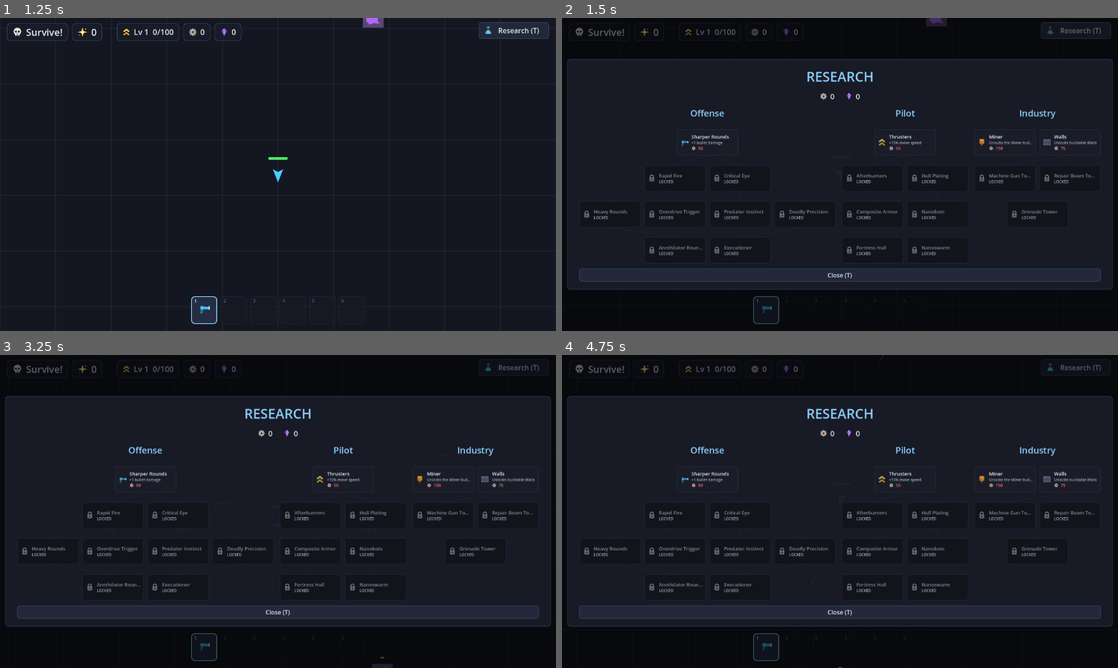
Above: before the commit, frames 1-4 (two rows, left to right).
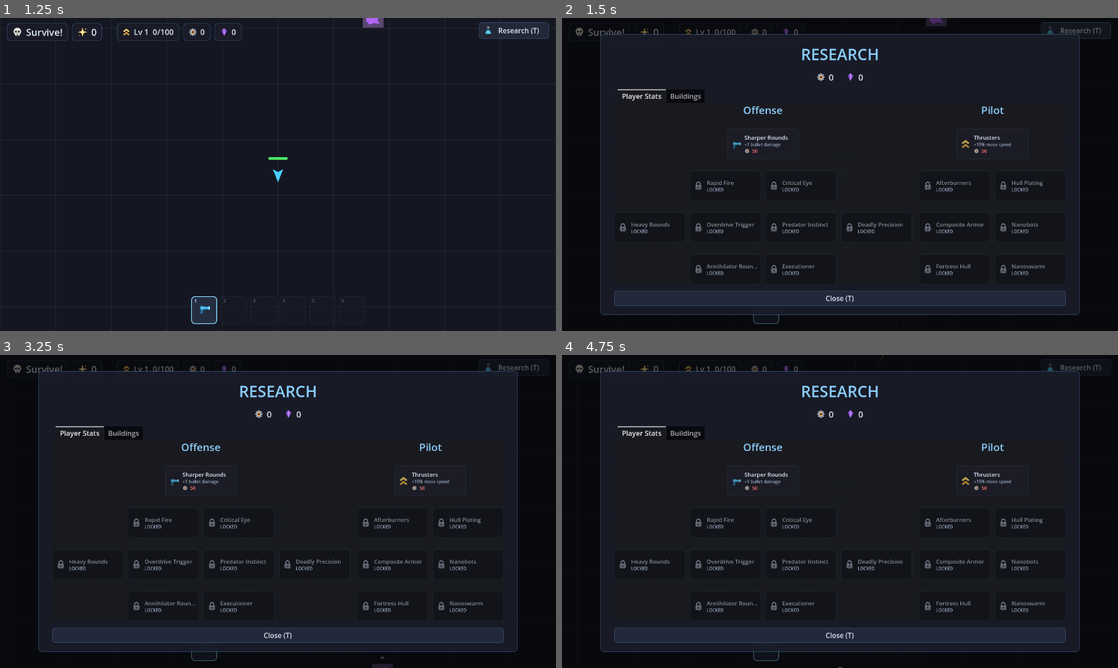
Above: after the commit, the same moments.

Repository: holgerson97/bug-defense
Game: Godot game, scene res://scenes/main_menu.tscn
Same seed, same stepped clock (60 frames per second), same inputs: the game is played once before the commit and once after it.
Inputs (mouse positions are in pixels of both pictures, inside the frame that each line leads up to):
- Up to frame 1 (1.25 s): click "Play" at 0.5 s
- Up to frame 2 (1.5 s): click "Research (T)" at 1.25 s
- Up to frame 3 (3.25 s): tap Enter at 2 s; move the mouse to (400, 495) at 2.02 s; hold D (move_right) 2.03-2.78 s; hold T (research) 2.03-2.78 s; click (400, 495) at 2.3 s; move the mouse to (166, 527) at 2.77 s; hold S (move_down) from 2.78 s (still down); click (166, 527) at 2.85 s; tap T (research) at 3.05 s
- Up to frame 4 (4.75 s): tap R (restart) at 3.5 s; move the mouse to (895, 442) at 3.52 s; release S (move_down) at 3.53 s; hold D (move_right) 3.53-4.28 s; hold T (research) 3.53-4.28 s; click (895, 442) at 3.8 s; move the mouse to (812, 574) at 4.27 s; hold W (move_up) from 4.28 s (still down); click (812, 574) at 4.35 s; tap T (research) at 4.55 s

Frame 1 is identical in both runs. In frame 2, 28% of the frame differs, in the area x 0-100%, y 5-95%; in frame 3, 28%; in frame 4, 28%.

Commit message:
Research tabs (Player Stats / Buildings), Engineering building-stat upgrades, drag-to-paint walls
Co-Authored-By: Claude Fable 5 <noreply@anthropic.com>

Diff:
--- a/scenes/research_panel.tscn
+++ b/scenes/research_panel.tscn
@@ -95,9 +95,9 @@
 vertical_alignment = 1
 text = "0"
 
-[node name="Branches" type="HBoxContainer" parent="Center/Panel/Margin/VBox"]
+[node name="Tabs" type="TabContainer" parent="Center/Panel/Margin/VBox"]
 layout_mode = 2
-theme_override_constants/separation = 16
+theme_override_font_sizes/font_size = 16
 
 [node name="CloseButton" type="Button" parent="Center/Panel/Margin/VBox"]
 layout_mode = 2
--- a/scripts/building.gd
+++ b/scripts/building.gd
@@ -17,6 +17,7 @@
 @onready var _sense: Area2D = $Sense
 
 func _ready() -> void:
+	max_health = int(ceil(max_health * GameState.building_hp_mult()))
 	health = max_health
 	_update_health_bar()
 
--- a/scripts/game_state.gd
+++ b/scripts/game_state.gd
@@ -31,6 +31,9 @@
 	"mg_tower_1": {"icon": "res://assets/icons/mg_tower.svg", "name": "Machine Gun Tower", "branch": "Industry", "desc": "Unlocks the MG Tower", "cost": {"scrap": 150, "crystal": 30}, "requires": ["walls_1"], "effects": {}},
 	"grenade_tower_1": {"icon": "res://assets/icons/grenade_tower.svg", "name": "Grenade Tower", "branch": "Industry", "desc": "Unlocks the Grenade Tower", "cost": {"scrap": 200, "crystal": 60}, "requires": ["mg_tower_1"], "effects": {}},
 	"repair_tower_1": {"icon": "res://assets/icons/repair_tower.svg", "name": "Repair Beam Tower", "branch": "Industry", "desc": "Unlocks the Repair Tower", "cost": {"scrap": 150, "crystal": 60}, "requires": ["walls_1"], "effects": {}},
+	"building_hp_1": {"icon": "res://assets/icons/wall.svg", "name": "Reinforced Structures", "branch": "Engineering", "desc": "+25% building health", "cost": {"scrap": 100}, "requires": ["walls_1"], "effects": {"building_hp_mult": 0.25}},
+	"tower_damage_1": {"icon": "res://assets/icons/mg_tower.svg", "name": "Heavy Ordnance", "branch": "Engineering", "desc": "+1 tower damage", "cost": {"scrap": 150, "crystal": 50}, "requires": ["mg_tower_1"], "effects": {"tower_damage": 1.0}},
+	"miner_yield_1": {"icon": "res://assets/icons/miner.svg", "name": "Efficient Drills", "branch": "Engineering", "desc": "+1 crystal per mining cycle", "cost": {"scrap": 100, "crystal": 30}, "requires": ["miner_1"], "effects": {"miner_yield": 1.0}},
 }
 
 # Per-placement costs, paid directly when the building is placed.
@@ -186,3 +189,13 @@
 
 func player_regen() -> float:
 	return stat("player_regen")
+
+# Building stats (Engineering research).
+func building_hp_mult() -> float:
+	return 1.0 + stat("building_hp_mult")
+
+func tower_damage_bonus() -> int:
+	return int(stat("tower_damage"))
+
+func miner_yield_bonus() -> int:
+	return int(stat("miner_yield"))
--- a/scripts/grenade.gd
+++ b/scripts/grenade.gd
@@ -25,9 +25,10 @@
 		_explode()
 
 func _explode() -> void:
+	var blast_damage := BLAST_DAMAGE + GameState.tower_damage_bonus()
 	for enemy in get_tree().get_nodes_in_group("enemies"):
 		if enemy.global_position.distance_to(global_position) <= BLAST_RADIUS and enemy.has_method("take_damage"):
-			enemy.take_damage(BLAST_DAMAGE)
+			enemy.take_damage(blast_damage)
 	Effects.explosion(self, global_position)
 	Sfx.play("explosion", global_position, -4.0)
 	queue_free()
--- a/scripts/mg_tower.gd
+++ b/scripts/mg_tower.gd
@@ -40,7 +40,7 @@
 	var bullet = bullet_scene.instantiate()
 	bullet.global_position = _muzzle.global_position
 	bullet.rotation = _head.global_rotation
-	bullet.damage = 1
+	bullet.damage = 1 + GameState.tower_damage_bonus()
 	get_tree().current_scene.add_child(bullet)
 	Effects.muzzle_flash(self, _muzzle.global_position, _head.global_rotation)
 	Sfx.play("shoot", _muzzle.global_position, -12.0)
--- a/scripts/miner.gd
+++ b/scripts/miner.gd
@@ -32,6 +32,6 @@
 	_accum += delta
 	while _accum >= EXTRACT_INTERVAL:
 		_accum -= EXTRACT_INTERVAL
-		var taken = deposit.extract(EXTRACT_AMOUNT)
+		var taken = deposit.extract(EXTRACT_AMOUNT + GameState.miner_yield_bonus())
 		if taken > 0:
 			GameState.add_resource("crystal", taken)
--- a/scripts/player.gd
+++ b/scripts/player.gd
@@ -46,6 +46,8 @@
 var _ghost_item: String = ""
 var _place_shape
 var _place_params
+var _last_wall_cell := Vector2.INF
+var _drag_cells: Dictionary = {}
 
 @onready var _health_bar: ProgressBar = $HealthBar
 @onready var _camera: Camera2D = $Camera2D
@@ -112,8 +114,14 @@
 		_fire_cooldown = GameState.player_fire_cooldown(base_fire_rate)
 	elif selected == "miner" and Input.is_action_just_pressed("shoot"):
 		_try_place_miner()
-	elif BUILDING_SCENES.has(selected) and Input.is_action_just_pressed("shoot"):
-		_try_place_building(selected)
+	elif BUILDING_SCENES.has(selected):
+		if selected == "wall" and Input.is_action_pressed("shoot"):
+			_drag_place_walls()
+		elif Input.is_action_just_pressed("shoot"):
+			_try_place_building(selected)
+	if not Input.is_action_pressed("shoot"):
+		_last_wall_cell = Vector2.INF
+		_drag_cells.clear()
 	_update_ghost(selected)
 
 func _try_place_miner() -> void:
@@ -152,16 +160,42 @@
 	var hits: Array = get_world_2d().direct_space_state.intersect_shape(_place_params, 1)
 	return hits.is_empty()
 
-func _try_place_building(id: String) -> void:
-	var pos := _build_position(id)
+func _try_place_building(id: String) -> bool:
+	return _try_place_building_at(id, _build_position(id))
+
+func _try_place_building_at(id: String, pos: Vector2) -> bool:
 	if not _placement_valid(id, pos):
-		return
+		return false
 	if not GameState.spend(GameState.BUILDINGS[id]["cost"]):
-		return
+		return false
 	var building = BUILDING_SCENES[id].instantiate()
 	building.global_position = pos
 	get_tree().current_scene.add_child(building)
 	Sfx.play("place", pos)
+	return true
+
+## Hold-and-drag wall painting: fills every grid cell along the drag path.
+func _drag_place_walls() -> void:
+	var grid := Vector2(WALL_GRID, WALL_GRID)
+	var target := _build_position("wall")
+	if _last_wall_cell == Vector2.INF:
+		if _try_wall_cell(target):
+			_last_wall_cell = target
+		return
+	var dist := _last_wall_cell.distance_to(target)
+	var samples := maxi(int(dist / (WALL_GRID * 0.5)), 1)
+	for i in samples:
+		var cell := _last_wall_cell.lerp(target, float(i + 1) / samples).snapped(grid)
+		if _try_wall_cell(cell):
+			_last_wall_cell = cell
+
+func _try_wall_cell(cell: Vector2) -> bool:
+	if _drag_cells.has(cell):
+		return false
+	if not _try_place_building_at("wall", cell):
+		return false
+	_drag_cells[cell] = true
+	return true
 
 func _update_ghost(selected: String) -> void:
 	if not BUILDING_SCENES.has(selected):
--- a/scripts/research_panel.gd
+++ b/scripts/research_panel.gd
@@ -7,13 +7,18 @@
 const LINE_LOCKED := Color(0.5, 0.5, 0.5, 0.35)
 const LOCK_ICON := "res://assets/icons/lock.svg"
 
+const TAB_DEFS := [
+	{"title": "Player Stats", "branches": ["Offense", "Pilot"]},
+	{"title": "Buildings", "branches": ["Industry", "Engineering"]},
+]
+
 var _buttons: Dictionary = {}
 var _button_ui: Dictionary = {}
 var _icon_cache: Dictionary = {}
 
 @onready var _scrap_value: Label = $Center/Panel/Margin/VBox/ResourcesRow/ScrapValue
 @onready var _crystal_value: Label = $Center/Panel/Margin/VBox/ResourcesRow/CrystalValue
-@onready var _branches: HBoxContainer = $Center/Panel/Margin/VBox/Branches
+@onready var _tabs: TabContainer = $Center/Panel/Margin/VBox/Tabs
 @onready var _lines: Control = $Lines
 @onready var _center: CenterContainer = $Center
 @onready var _panel: PanelContainer = $Center/Panel
@@ -21,6 +26,7 @@
 func _ready() -> void:
 	theme = UITheme.build()
 	_build_tree()
+	_tabs.tab_changed.connect(_on_tab_changed)
 	_lines.draw.connect(_draw_lines)
 	GameState.resources_changed.connect(_on_resources_changed)
 	GameState.upgrades_changed.connect(_refresh)
@@ -49,38 +55,50 @@
 		tier = maxi(tier, _tier(req) + 1)
 	return tier
 
+func _on_tab_changed(_tab: int) -> void:
+	_refresh()
+
 func _build_tree() -> void:
-	var max_tier := 0
 	var tiers := {}
 	for id in GameState.UPGRADES:
 		tiers[id] = _tier(id)
-		max_tier = maxi(max_tier, tiers[id])
-	# Branch columns (definition order), one centered row per tier so tiers
-	# line up across branches and leave room for the connector lines.
-	var branch_rows := {}
-	for id in GameState.UPGRADES:
-		var up: Dictionary = GameState.UPGRADES[id]
-		var branch: String = up["branch"]
-		if not branch_rows.has(branch):
-			var col := VBoxContainer.new()
-			col.add_theme_constant_override("separation", 26)
-			var title := Label.new()
-			title.text = branch
-			title.horizontal_alignment = HORIZONTAL_ALIGNMENT_CENTER
-			title.add_theme_font_size_override("font_size", 24)
-			title.add_theme_color_override("font_color", UITheme.ACCENT)
-			col.add_child(title)
-			var rows: Array = []
-			for t in max_tier + 1:
-				var row := HBoxContainer.new()
-				row.alignment = BoxContainer.ALIGNMENT_CENTER
-				row.add_theme_constant_override("separation", 10)
-				row.custom_minimum_size = Vector2(0, BUTTON_SIZE.y)
-				col.add_child(row)
-				rows.append(row)
-			_branches.add_child(col)
-			branch_rows[branch] = rows
-		branch_rows[branch][tiers[id]].add_child(_make_upgrade_button(id))
+	# One tab per TAB_DEFS entry; inside, branch columns (definition order)
+	# with one centered row per tier so tiers line up across branches.
+	for tab in TAB_DEFS:
+		var tab_root := HBoxContainer.new()
+		tab_root.name = tab["title"]
+		tab_root.add_theme_constant_override("separation", 16)
+		_tabs.add_child(tab_root)
+		var max_tier := 0
+		for id in GameState.UPGRADES:
+			if GameState.UPGRADES[id]["branch"] in tab["branches"]:
+				max_tier = maxi(max_tier, tiers[id])
+		var branch_rows := {}
+		for id in GameState.UPGRADES:
+			var up: Dictionary = GameState.UPGRADES[id]
+			var branch: String = up["branch"]
+			if not branch in tab["branches"]:
+				continue
+			if not branch_rows.has(branch):
+				var col := VBoxContainer.new()
+				col.add_theme_constant_override("separation", 26)
+				var title := Label.new()
+				title.text = branch
+				title.horizontal_alignment = HORIZONTAL_ALIGNMENT_CENTER
+				title.add_theme_font_size_override("font_size", 24)
+				title.add_theme_color_override("font_color", UITheme.ACCENT)
+				col.add_child(title)
+				var rows: Array = []
+				for t in max_tier + 1:
+					var row := HBoxContainer.new()
+					row.alignment = BoxContainer.ALIGNMENT_CENTER
+					row.add_theme_constant_override("separation", 10)
+					row.custom_minimum_size = Vector2(0, BUTTON_SIZE.y)
+					col.add_child(row)
+					rows.append(row)
+				tab_root.add_child(col)
+				branch_rows[branch] = rows
+			branch_rows[branch][tiers[id]].add_child(_make_upgrade_button(id))
 
 func _make_upgrade_button(id: String) -> Button:
 	var up: Dictionary = GameState.UPGRADES[id]
@@ -207,10 +225,14 @@
 		return
 	for id in _buttons:
 		var btn: Button = _buttons[id]
+		if not btn.is_visible_in_tree():
+			continue
 		for req in GameState.UPGRADES[id]["requires"]:
 			if not _buttons.has(req):
 				continue
 			var req_btn: Button = _buttons[req]
+			if not req_btn.is_visible_in_tree():
+				continue
 			# Global transforms so the lines track the auto-fit scale.
 			var from: Vector2 = req_btn.get_global_transform() * Vector2(req_btn.size.x / 2.0, req_btn.size.y) - _lines.global_position
 			var to: Vector2 = btn.get_global_transform() * Vector2(btn.size.x / 2.0, 0.0) - _lines.global_position
